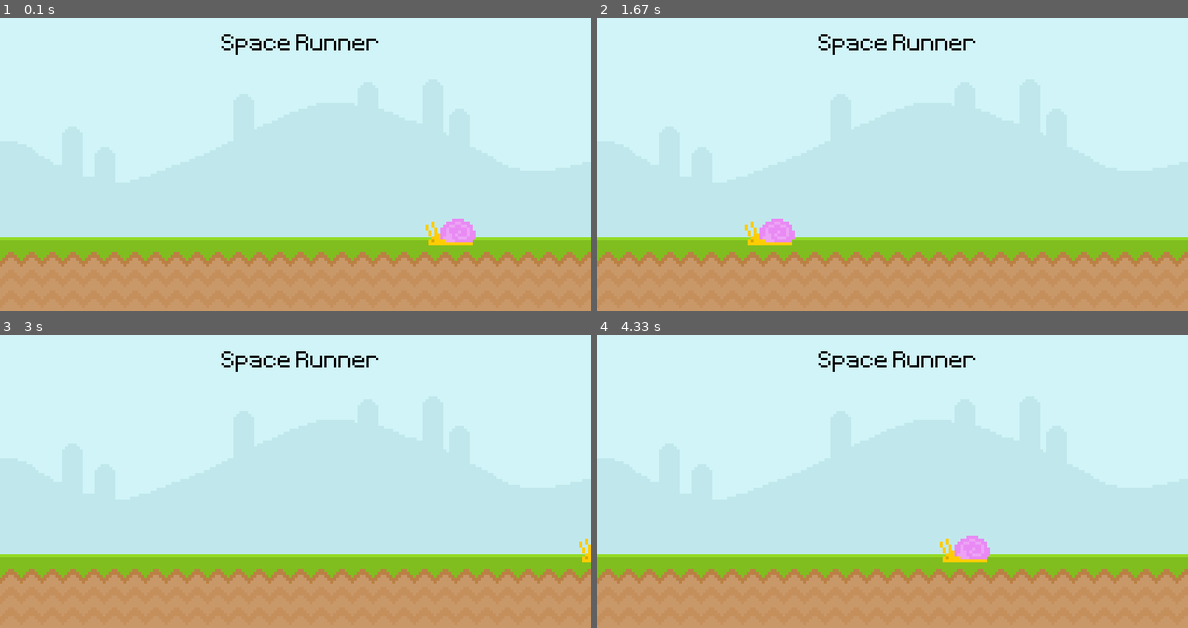
Above: before the commit, frames 1-4 (two rows, left to right).
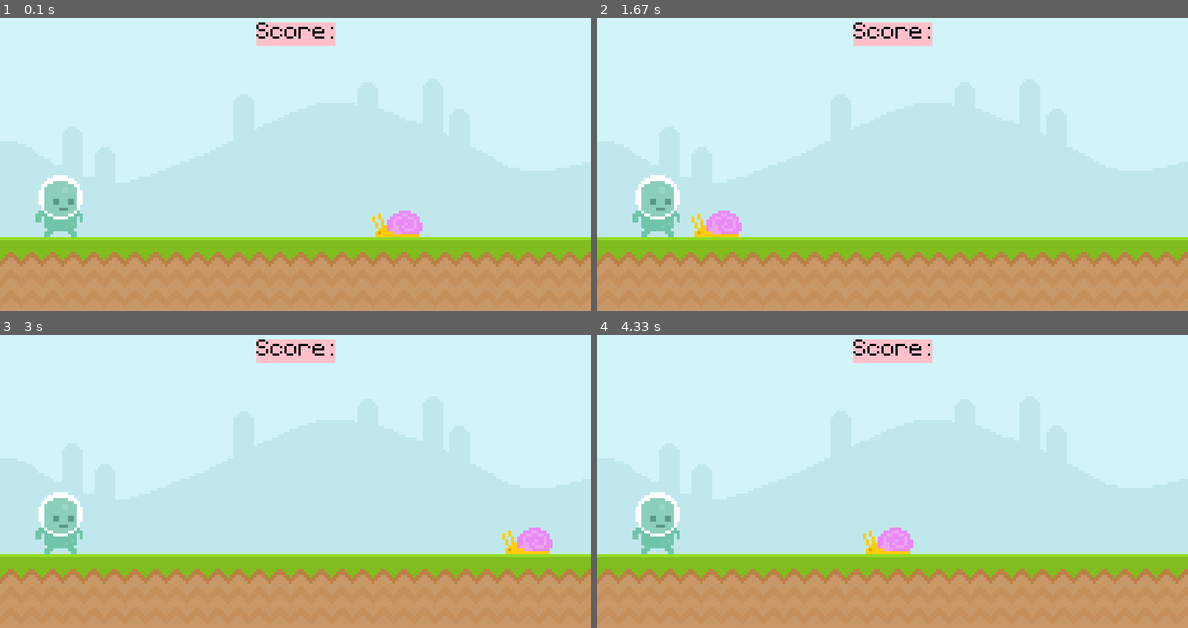
Above: after the commit, the same moments.

Repository: connorjnel/pygame-basics
Game: pygame game, started from space_runner.py
Two runs of this game, one before a commit and one after it. Both use one fixed random seed, a clock stepped at 60 frames per second and the inputs below.
Inputs:
- Up to frame 1 (0.1 s): no input
- Up to frame 2 (1.67 s): no input
- Up to frame 3 (3 s): no input
- Up to frame 4 (4.33 s): no input

The runs differ from the first frame. In frame 1, 3.8% of the frame differs, in the area x 6-81%, y 1-78%; in frame 2, 3.8%; in frame 3, 3.3%; in frame 4, 3.8%.

Commit message:
pygame scroll game

Diff:
--- a/space_runner.py
+++ b/space_runner.py
@@ -22,14 +22,22 @@
 # Font
 game_font = pygame.font.Font("font/Pixeltype.ttf", 50)
 
-# Surfaces
-sky_surface = pygame.image.load("graphics/Sky.png")
-ground_surface = pygame.image.load("graphics/ground.png")
-text_surface = game_font.render("Space Runner", False, "Black")
+# Background Surfaces
+sky_surface = pygame.image.load("graphics/Sky.png").convert()
+ground_surface = pygame.image.load("graphics/ground.png").convert()
 
-# Enemies
-snail_surface = pygame.image.load("graphics/snail/snail1.png")
-snail_x_pos = 600
+# Score Text
+score_surface = game_font.render("Score:", False, "Black")
+score_rectangle = score_surface.get_rect(center=(400, 25))
+
+# Snail Enemy
+snail_surface = pygame.image.load("graphics/snail/snail1.png").convert_alpha()
+snail_rectangle = snail_surface.get_rect(bottomright=(600, 300))
+
+# Player
+player_surface = pygame.image.load(
+    "graphics/Player/player_walk_1.png").convert_alpha()
+player_rectangle = player_surface.get_rect(midbottom=(80, 300))
 
 # keep screen open - game loop
 while True:
@@ -40,14 +48,36 @@
             pygame.quit()
             exit()
 
+        # if event.type == pygame.MOUSEMOTION:
+        #     if player_rectangle.collidepoint(event.pos):
+        #         print("collission")
+
+    # Background
     screen.blit(sky_surface, (0, 0))
     screen.blit(ground_surface, (0, 300))
-    screen.blit(text_surface, (300, 25))
+    pygame.draw.rect(screen, "Pink", score_rectangle)
+    pygame.draw.rect(screen, "Pink", score_rectangle, 15)
 
-    snail_x_pos -= 4
-    if snail_x_pos < -100:
-        snail_x_pos = 800
-    screen.blit(snail_surface, (snail_x_pos, 275))
+    # Score
+    screen.blit(score_surface, score_rectangle)
+
+    # Snail
+    snail_rectangle.x -= 4
+    if snail_rectangle.right <= 0:
+        snail_rectangle.left = 800
+    screen.blit(snail_surface, snail_rectangle)
+
+    # Player
+    screen.blit(player_surface, player_rectangle)
+
+    # Collision
+    # if player_rectangle.colliderect(snail_rectangle) is True:
+    #     print("collision")
+
+    # Mouse
+    # mouse_pos = pygame.mouse.get_pos()
+    # if player_rectangle.collidepoint((mouse_pos)):
+    #     print("mouse is colliding")
 
     # updates display
     pygame.display.update()
